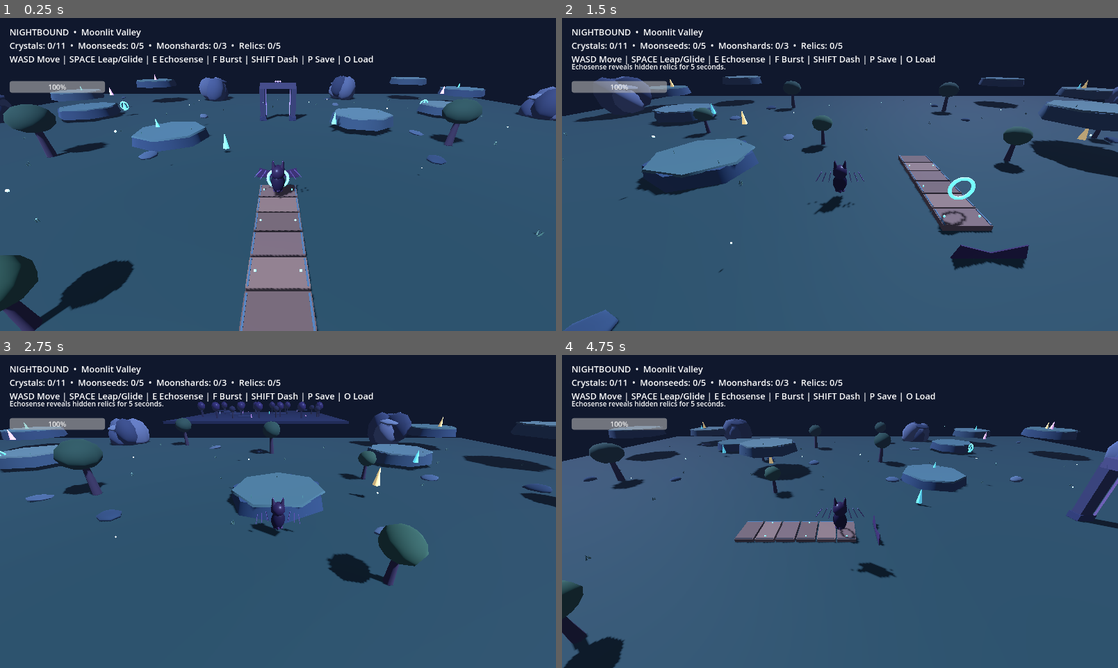
Above: before the commit, frames 1-4 (two rows, left to right).
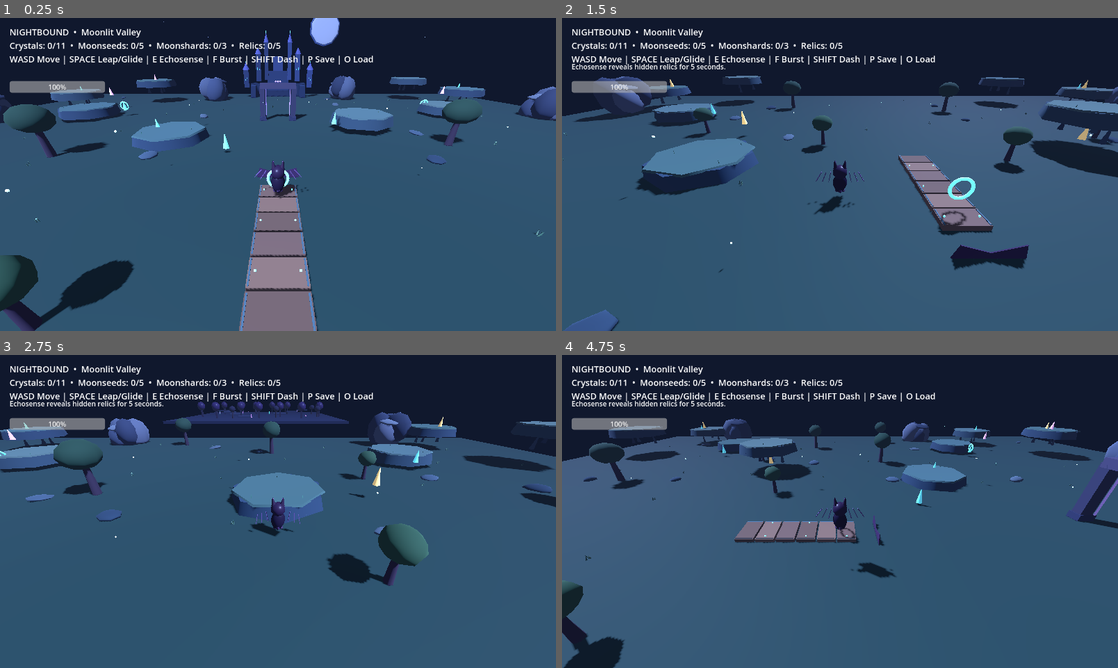
Above: after the commit, the same moments.

Repository: Dynamon91/nightbound
Game: Godot game, scene res://scenes/main.tscn
Two runs of this game, one before a commit and one after it. Both use one fixed random seed, a clock stepped at 60 frames per second and the inputs below.
Inputs:
- Up to frame 1 (0.25 s): no input
- Up to frame 2 (1.5 s): hold D (move_right) 0.53-1.28 s; tap F (burst) at 0.6 s; tap Space (jump) at 0.77 s; hold S (move_back) from 1.28 s (still down); tap E (echosense) at 1.35 s
- Up to frame 3 (2.75 s): tap Space (jump) at 1.52 s; release S (move_back) at 2.03 s; hold D (move_right) from 2.03 s (still down); tap Shift (shadow_dash) at 2.1 s
- Up to frame 4 (4.75 s): release D (move_right) at 2.78 s; hold W (move_forward) 2.78-3.53 s; tap F (burst) at 2.85 s; tap Space (jump) at 3.02, 3.77, 4.52 s; hold A (move_left) from 3.53 s (still down); tap E (echosense) at 3.6 s; tap Shift (shadow_dash) at 4.35 s

The runs differ from the first frame. In frame 1, 1.4% of the frame differs, in the area x 12-84%, y 0-28%; in frame 2, less than 0.1%; in frame 3, less than 0.1%; in frame 4, less than 0.1%.

Commit message:
art: add distant moonlit citadel, moon and floating-island roots

Diff:
--- a/scripts/main.gd
+++ b/scripts/main.gd
@@ -74,6 +74,58 @@
 			rune_material.albedo_color=rune_color
 			rune_material.emission=rune_color
 			rune_material.emission_energy_multiplier=1.65 if awake else .55
+func build_distant_citadel()->void:
+	# A stacked low-poly skyline gives the gate a destination to frame, rather than an empty horizon.
+	box(Vector3(0,1.55,-45.5),Vector3(14.0,3.1,2.4),Color("#273858"))
+	box(Vector3(0,3.8,-45.0),Vector3(5.4,4.4,3.2),Color("#35466f"))
+	box(Vector3(0,6.8,-45.1),Vector3(2.5,4.8,2.3),Color("#46578b"))
+	var tower_data:Array[Vector4]=[
+		Vector4(-5.0,3.5,-46.0,6.2),Vector4(5.0,3.5,-46.0,6.2),
+		Vector4(-8.0,2.2,-44.0,4.1),Vector4(8.0,2.2,-44.0,4.1),
+		Vector4(-2.8,4.0,-43.6,8.0),Vector4(2.8,4.0,-43.6,8.0)
+	]
+	for tower_index in range(tower_data.size()):
+		var tower:Vector4=tower_data[tower_index]
+		var width:=1.25 if tower_index<4 else .9
+		box(Vector3(tower.x,tower.y+tower.w*.5,tower.z),Vector3(width,tower.w,width),Color("#35466f") if tower_index%2==0 else Color("#43568a"))
+		var cone:=MeshInstance3D.new()
+		var cone_mesh:=CylinderMesh.new()
+		cone_mesh.top_radius=.015
+		cone_mesh.bottom_radius=width*.78
+		cone_mesh.height=1.55 if tower_index<4 else 1.9
+		cone_mesh.radial_segments=6
+		cone.mesh=cone_mesh
+		cone.position=Vector3(tower.x,tower.y+tower.w+(cone_mesh.height*.5),tower.z)
+		cone.material_override=mat(Color("#6b70bd"),.72)
+		add_child(cone)
+		var spire:=glowing_box(Vector3(tower.x,tower.y+tower.w+cone_mesh.height+.18,tower.z),Vector3(.055,.42,.055),Color("#7de8f0"))
+		# Narrow windows catch moonlight and visually link the skyline to the gate.
+		for window_index in range(2):
+			glowing_box(Vector3(tower.x-.23+float(window_index)*.46,tower.y+tower.w*.48,tower.z+width*.505),Vector3(.09,.55,.035),Color("#61cfe9"))
+	for side in [-1.0,1.0]:
+		box(Vector3(side*6.2,1.4,-43.5),Vector3(1.25,2.8,4.0),Color("#293b5e"))
+	# The moon is a flattened sphere with a dark rim and understated surface marks.
+	var moon_rim:=orb(self,Vector3(13.0,16.2,-55.5),4.25,Color("#536ba2"))
+	moon_rim.scale=Vector3(1.0,1.0,.055)
+	var moon:=orb(self,Vector3(13.0,16.2,-55.0),3.88,Color("#d3def6"))
+	moon.scale=Vector3(1.0,1.0,.055)
+	var moon_material:=moon.material_override as StandardMaterial3D
+	moon_material.emission_enabled=true
+	moon_material.emission=Color("#b4ccff")
+	moon_material.emission_energy_multiplier=.34
+	for mark_index in range(5):
+		var mark:=orb(self,Vector3(11.4+float((mark_index*7)%5)*.72,15.1+float((mark_index*3)%4)*.63,-54.88),.28+float(mark_index%2)*.12,Color("#aebde1"))
+		mark.scale=Vector3(1.0,1.0,.035)
+	# Sparse stars are kept above the silhouette so they do not compete with pickups.
+	for star_index in range(52):
+		var sx:=float(((star_index*37)%93)-46)
+		var sy:=11.0+float((star_index*17)%16)
+		var sz:=-52.0-float((star_index*11)%8)
+		var star:=orb(self,Vector3(sx,sy,sz),.025+float(star_index%3)*.012,Color("#c8e5ff") if star_index%4==0 else Color("#b1c9ff"))
+		var star_material:=star.material_override as StandardMaterial3D
+		star_material.emission_enabled=true
+		star_material.emission=star_material.albedo_color
+		star_material.emission_energy_multiplier=.85
 func build_gate_detail()->void:
 	# Layered stone footing, thin carved trim and emissive runes make the gate a real landmark.
 	for side in [-1.0,1.0]:
@@ -162,6 +214,21 @@
 		facet.scale=Vector3(size.x*.11,size.y*.2,size.z*.13)
 		facet.material_override=mat(Color("#293c53") if facet_index==0 else Color("#455e70"),.97)
 		body.add_child(facet)
+	if p.y>=2.0:
+		# Hanging tapered rock spires make elevated routes read as floating islands.
+		for root_index in range(3):
+			var root_spire:=MeshInstance3D.new()
+			var root_mesh:=CylinderMesh.new()
+			root_mesh.top_radius=.035
+			root_mesh.bottom_radius=.24+float(root_index%2)*.07
+			root_mesh.height=1.15+float((seed+root_index)%3)*.28
+			root_mesh.radial_segments=5
+			root_spire.mesh=root_mesh
+			var root_angle:=float(root_index)*TAU/3.0+float(seed%4)*.2
+			root_spire.position=Vector3(cos(root_angle)*size.x*.22,-size.y*.5-root_mesh.height*.42,sin(root_angle)*size.z*.22)
+			root_spire.rotation.z=cos(root_angle)*.12
+			root_spire.material_override=mat(Color("#2e435b") if root_index==0 else Color("#40586c"),.98)
+			body.add_child(root_spire)
 	# Tiny grass blades sit near platform edges, leaving the center clear for landing.
 	for tuft_index in range(3):
 		var tuft:=MeshInstance3D.new()
@@ -289,6 +356,7 @@
 	checkpoint(Vector3(0,1.5,3)); checkpoint(Vector3(-25,1.5,-21)); checkpoint(Vector3(25,1.5,-23))
 	box(Vector3(-2.25,2.4,-18),Vector3(.75,4.8,1),Color("#45445f"),true); box(Vector3(2.25,2.4,-18),Vector3(.75,4.8,1),Color("#45445f"),true); box(Vector3(0,4.85,-18),Vector3(5.1,.75,1),Color("#56516e"),true)
 	build_gate_detail()
+	build_distant_citadel()
 func build_veilwood()->void:
 	build_motes(130,28,31,Color("#d5a1ff"))
 	box(Vector3(130,-.5,0),Vector3(76,1,76),Color("#252d50"),true)
